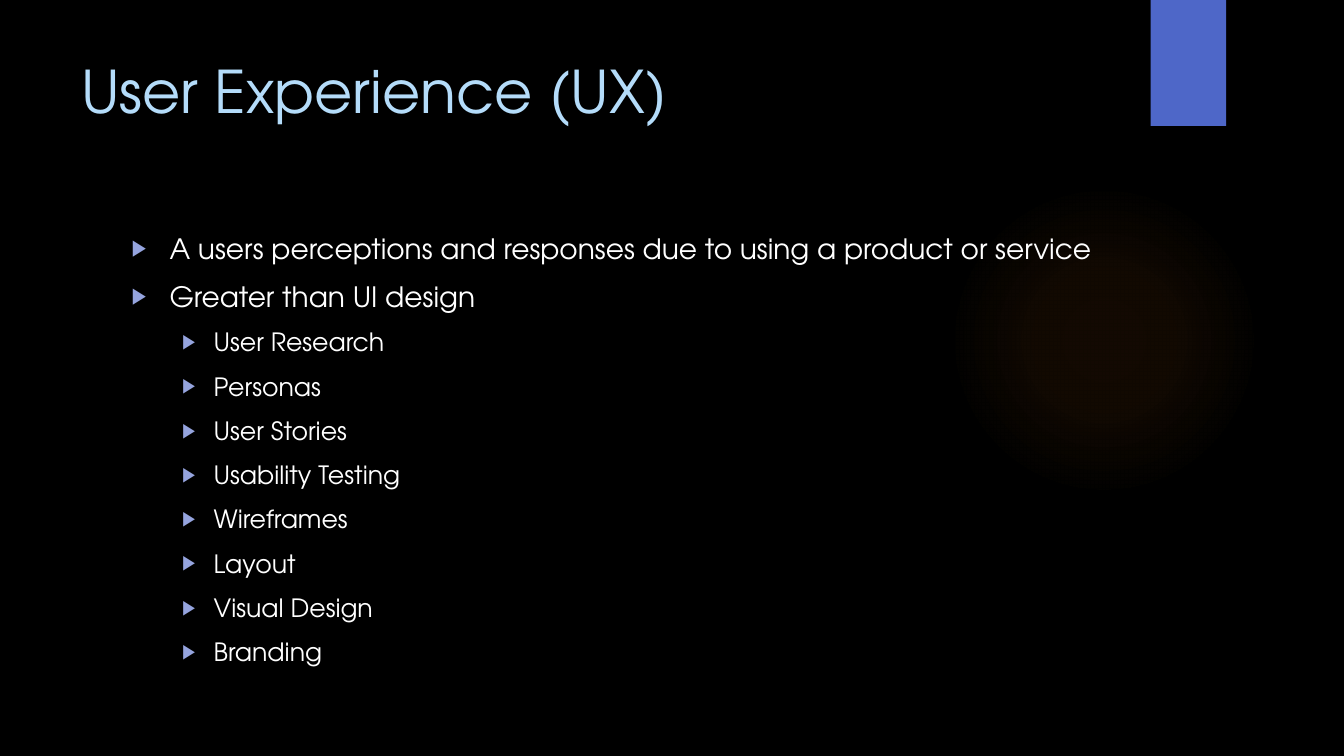
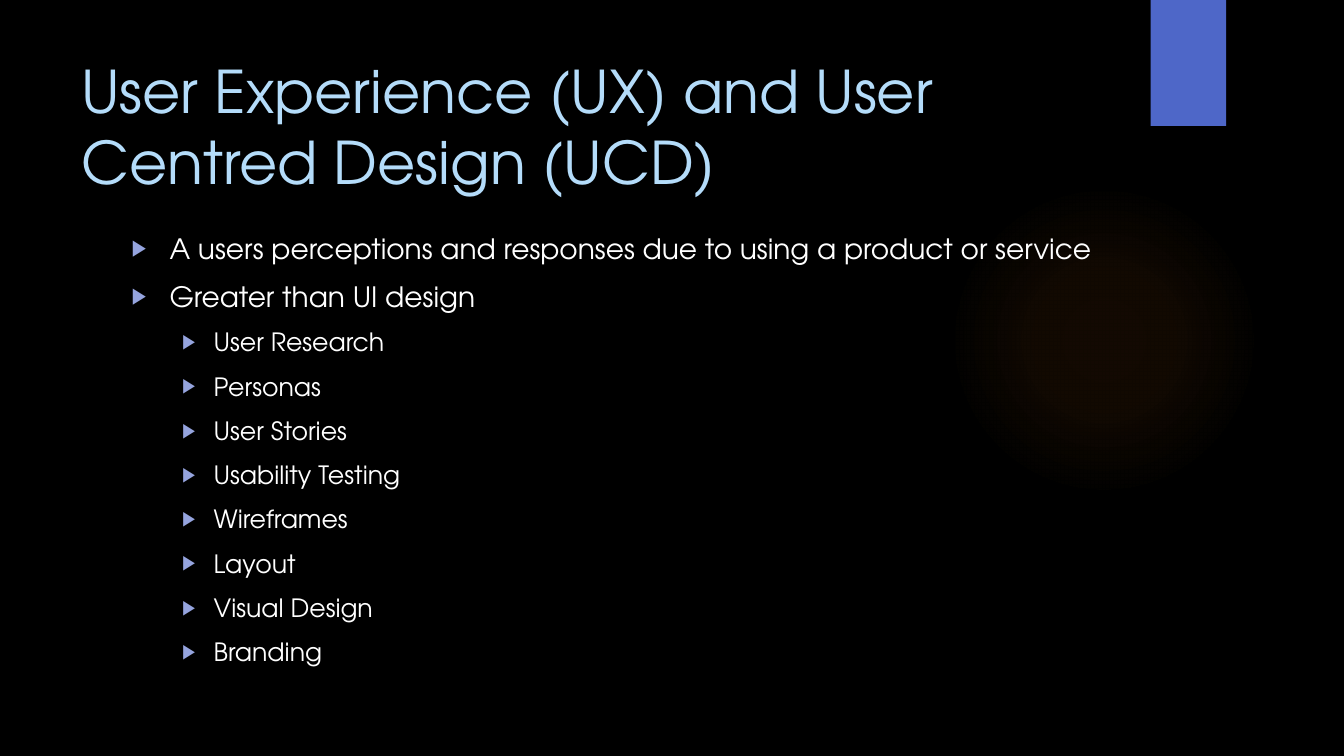
Before and after one commit to WitsSoftDev/SoftDev2016, a slide deck: slide 13 of Session 5/Softdev Session 5 2016.pptx. Drawn at 1344x756 pixels with LibreOffice and Linux fonts; fonts in the diff are those of the drawing; background and template pictures are left out. Boxes give left, top, right and bottom in pixels: in the first picture for what was removed or moved away, otherwise in the second. Text is boxed around its words. In the diff, an @@ line names an element or a change of style, - is before the commit and + after.

```diff
--- a/Session 5/Softdev Session 5 2016.pptx
+++ b/Session 5/Softdev Session 5 2016.pptx
@@ title at <box>81,69,933,197</box>: text changed @@
-User Experience (UX)
+User Experience (UX) and User Centred Design (UCD)
```
Also in this commit, not shown: 8 other slides changed, 5 slides added, 2 slides removed.
